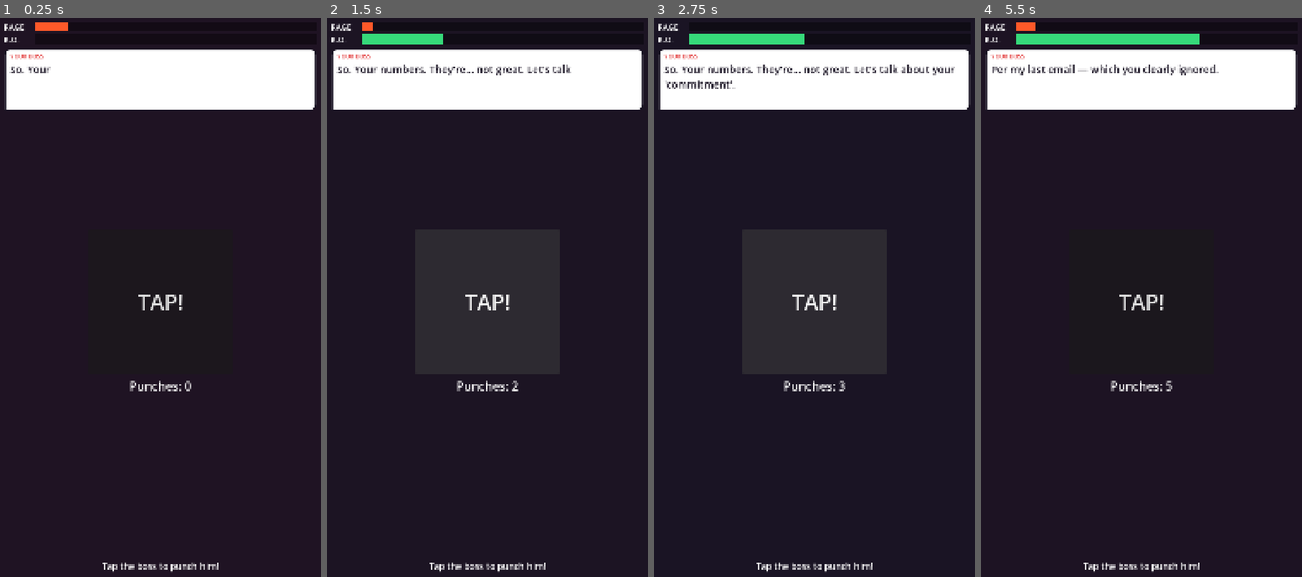
Above: before the commit, frames 1-4 (left to right).
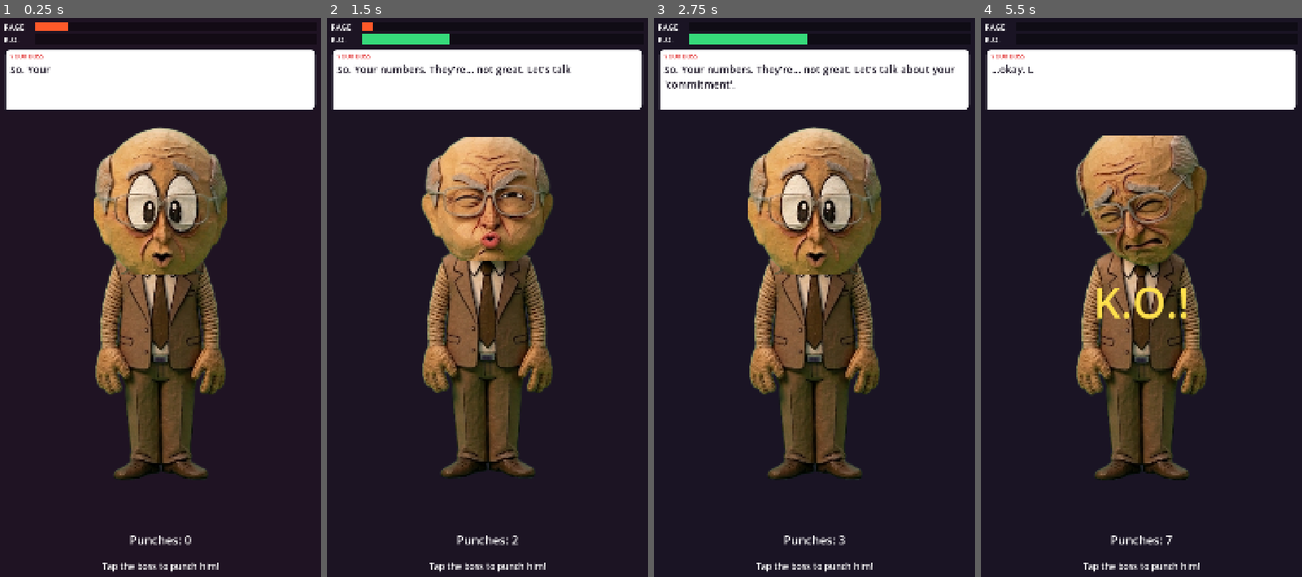
Above: after the commit, the same moments.

Repository: StaraxcreamTM/punch-my-boss-jun-14-2026
Game: Godot game, scene res://scenes/main.tscn
Same seed, same stepped clock (60 frames per second), same inputs: the game is played once before the commit and once after it.
Inputs (mouse positions are in pixels of both pictures, inside the frame that each line leads up to):
- Up to frame 1 (0.25 s): no input
- Up to frame 2 (1.5 s): click (487, 303) at 0.5 s, where only the run before the commit has a clickable "TAP!"; click (487, 303) at 1.25 s, where only the run before the commit has a clickable "TAP!"
- Up to frame 3 (2.75 s): click (814, 303) at 2 s, where only the run before the commit has a clickable "TAP!"
- Up to frame 4 (5.5 s): move the mouse to (1212, 275) at 2.77 s; click (1212, 275) at 2.92 s; move the mouse to (1077, 331) at 3.52 s; click (1077, 331) at 3.67 s; move the mouse to (1173, 174) at 4.27 s; click (1173, 174) at 4.42 s; move the mouse to (1125, 414) at 5.02 s; click (1125, 414) at 5.17 s

The runs differ from the first frame. In frame 1, 19% of the frame differs, in the area x 29-71%, y 19-95%; in frame 2, 18%; in frame 3, 19%; in frame 4, 20%, in the area x 3-75%, y 0-95%.

Commit message:
v0.3: real claymation boss character (body + swappable head), hit reactions, idle bob, talk animation

Diff:
--- a/game/scenes/main.tscn
+++ b/game/scenes/main.tscn
@@ -1,6 +1,8 @@
-[gd_scene load_steps=3 format=3 uid="uid://cpmb0startscene1"]
+[gd_scene load_steps=5 format=3 uid="uid://cpmb0startscene1"]
 
 [ext_resource type="Script" path="res://scripts/main.gd" id="1_main"]
+[ext_resource type="Texture2D" path="res://assets/boss/body.png" id="2_body"]
+[ext_resource type="Texture2D" path="res://assets/boss/neutral.png" id="3_head"]
 
 [sub_resource type="StyleBoxFlat" id="bubble"]
 bg_color = Color(1, 1, 1, 1)
@@ -40,6 +42,60 @@
 grow_horizontal = 2
 grow_vertical = 2
 
+[node name="Boss" type="Control" parent="Safe"]
+layout_mode = 1
+anchor_left = 0.5
+anchor_top = 0.5
+anchor_right = 0.5
+anchor_bottom = 0.5
+offset_left = -260.0
+offset_top = -620.0
+offset_right = 260.0
+offset_bottom = 620.0
+grow_horizontal = 2
+grow_vertical = 2
+mouse_filter = 0
+
+[node name="Rig" type="Control" parent="Safe/Boss"]
+layout_mode = 1
+anchors_preset = 15
+anchor_right = 1.0
+anchor_bottom = 1.0
+grow_horizontal = 2
+grow_vertical = 2
+mouse_filter = 2
+
+[node name="Body" type="TextureRect" parent="Safe/Boss/Rig"]
+layout_mode = 1
+anchors_preset = 15
+anchor_right = 1.0
+anchor_bottom = 1.0
+offset_left = 18.0
+offset_top = 60.0
+offset_right = -18.0
+grow_horizontal = 2
+grow_vertical = 2
+mouse_filter = 2
+texture = ExtResource("2_body")
+expand_mode = 1
+stretch_mode = 5
+
+[node name="Head" type="TextureRect" parent="Safe/Boss/Rig"]
+layout_mode = 1
+anchors_preset = 15
+anchor_right = 1.0
+anchor_bottom = 1.0
+offset_left = 38.0
+offset_top = 30.0
+offset_right = -38.0
+offset_bottom = -714.0
+grow_horizontal = 2
+grow_vertical = 2
+mouse_filter = 2
+texture = ExtResource("3_head")
+expand_mode = 1
+stretch_mode = 5
+
 [node name="RageLabel" type="Label" parent="Safe"]
 layout_mode = 1
 offset_left = 16.0
@@ -131,32 +187,18 @@
 text = "…"
 autowrap_mode = 2
 
-[node name="Boss" type="Button" parent="Safe"]
+[node name="Counter" type="Label" parent="Safe"]
 layout_mode = 1
 anchor_left = 0.5
-anchor_top = 0.5
+anchor_top = 1.0
 anchor_right = 0.5
-anchor_bottom = 0.5
-offset_left = -240.0
-offset_top = -240.0
-offset_right = 240.0
-offset_bottom = 240.0
-grow_horizontal = 2
-grow_vertical = 2
-theme_override_font_sizes/font_size = 72
-text = "TAP!"
-
-[node name="Counter" type="Label" parent="Safe"]
-layout_mode = 1
-anchor_left = 0.5
-anchor_top = 0.5
-anchor_right = 0.5
-anchor_bottom = 0.5
+anchor_bottom = 1.0
 offset_left = -300.0
-offset_top = 252.0
+offset_top = -192.0
 offset_right = 300.0
-offset_bottom = 312.0
-grow_horizontal = 2
+offset_bottom = -132.0
+grow_horizontal = 2
+grow_vertical = 0
 theme_override_font_sizes/font_size = 40
 text = "Punches: 0"
 horizontal_alignment = 1
--- a/game/scripts/main.gd
+++ b/game/scripts/main.gd
@@ -1,13 +1,10 @@
 extends Control
 
-# Punch My Boss — v0.2 gameplay slice.
-# Ports three things from the HTML prototype:
-#   * meters   — RAGE (yours) and K.O. (the boss's)
-#   * dialogue — the boss's taunt lines, typed out in a speech bubble
-#   * sound    — procedurally generated punch + K.O. effects (no audio files)
-# Everything stays sized for any phone (see project.godot + _apply_safe_area).
-
-# --- the boss's real lines, lifted from the prototype ---
+# Punch My Boss — v0.3.
+# The boss is now the real claymation character from the prototype: a body with a
+# head that swaps expression — neutral, "talk" mouth movement while taunting, and a
+# random hurt face on every punch. Meters, dialogue and procedural sound carry over.
+
 const OPENERS := [
 	"Hey, yeah... I'm gonna need those reports. And your whole weekend. Mmkay?",
 	"So. Your numbers. They're... not great. Let's talk about your 'commitment'.",
@@ -23,10 +20,12 @@
 	"We're a FAMILY here. And you're the disappointing one.",
 ]
 
+@onready var boss: Control = $Safe/Boss
+@onready var rig: Control = $Safe/Boss/Rig
+@onready var head: TextureRect = $Safe/Boss/Rig/Head
 @onready var rage_fill: ColorRect = $Safe/RageTrack/RageFill
 @onready var ko_fill: ColorRect = $Safe/KoTrack/KoFill
 @onready var boss_line: Label = $Safe/Bubble/BossLine
-@onready var boss: Button = $Safe/Boss
 @onready var counter: Label = $Safe/Counter
 @onready var ko_banner: Label = $Safe/KoBanner
 @onready var safe: Control = $Safe
@@ -36,22 +35,35 @@
 var ko: float = 0.0
 var punches: int = 0
 
-# typewriter state
+# typewriter
 var _type_full: String = ""
 var _type_shown: float = 0.0
 const TYPE_CPS: float = 34.0
 
+# head expressions
+var _tex_neutral: Texture2D = load("res://assets/boss/neutral.png")
+var _tex_talk: Texture2D = load("res://assets/boss/talk.png")
+var _react: Array[Texture2D] = []
+var _react_tex: Texture2D
+var _react_time: float = 0.0
+
+# idle animation clock
+var _clock: float = 0.0
+
 var _punch_player: AudioStreamPlayer
 var _ko_player: AudioStreamPlayer
 
 func _ready() -> void:
-	boss.resized.connect(_center_pivot)
+	for i in 15:
+		_react.append(load("res://assets/boss/react%d.png" % i))
+	_react_tex = _react[0]
+
+	rig.resized.connect(_center_pivot)
 	_center_pivot()
-	boss.pressed.connect(_on_punch)
+	boss.gui_input.connect(_on_boss_input)
 	_apply_safe_area()
 	get_viewport().size_changed.connect(_apply_safe_area)
 
-	# Procedural sound effects (built in code, no files needed).
 	_punch_player = AudioStreamPlayer.new()
 	_punch_player.stream = _make_punch()
 	add_child(_punch_player)
@@ -64,7 +76,6 @@
 	_set_ko(0.0)
 	_say(OPENERS[randi() % OPENERS.size()])
 
-	# The boss keeps taunting you on a timer, which stokes your RAGE.
 	var taunt_timer := Timer.new()
 	taunt_timer.wait_time = 3.8
 	add_child(taunt_timer)
@@ -72,12 +83,28 @@
 	taunt_timer.start()
 
 func _process(delta: float) -> void:
-	# Typewriter reveal of the current boss line.
+	_clock += delta
+
+	# Typewriter reveal.
 	var total := float(_type_full.length())
 	if _type_shown < total:
 		_type_shown = min(total, _type_shown + TYPE_CPS * delta)
 		boss_line.text = _type_full.substr(0, int(_type_shown))
 
+	# Gentle idle bob.
+	rig.position.y = sin(_clock * 2.4) * 6.0
+
+	# Head expression: a recent punch wins, then talking, otherwise neutral.
+	var talking := _type_shown < total
+	if _react_time > 0.0:
+		_react_time -= delta
+		head.texture = _react_tex
+	elif talking:
+		var mouth_open := int(_clock * 8.0) % 2 == 0
+		head.texture = _tex_talk if mouth_open else _tex_neutral
+	else:
+		head.texture = _tex_neutral
+
 func _say(text: String) -> void:
 	_type_full = text
 	_type_shown = 0.0
@@ -86,6 +113,11 @@
 func _next_taunt() -> void:
 	_say(TAUNTS[randi() % TAUNTS.size()])
 	_set_rage(rage + float(randi_range(6, 22)))
+
+func _on_boss_input(event: InputEvent) -> void:
+	if (event is InputEventMouseButton and event.pressed and event.button_index == MOUSE_BUTTON_LEFT) \
+	or (event is InputEventScreenTouch and event.pressed):
+		_on_punch()
 
 func _on_punch() -> void:
 	punches += 1
@@ -93,12 +125,15 @@
 	_punch_player.pitch_scale = randf_range(0.9, 1.15)
 	_punch_player.play()
 
-	# Squash-and-spring for a satisfying hit.
+	# Flash a random hurt face.
+	_react_tex = _react[randi() % _react.size()]
+	_react_time = 0.22
+
+	# Squash onto the feet, then spring back.
 	var tw := create_tween()
-	boss.scale = Vector2(0.86, 0.86)
-	tw.tween_property(boss, "scale", Vector2.ONE, 0.18).set_trans(Tween.TRANS_BACK).set_ease(Tween.EASE_OUT)
-
-	# Punching vents your rage and builds the boss toward a knockout.
+	rig.scale = Vector2(1.06, 0.9)
+	tw.tween_property(rig, "scale", Vector2.ONE, 0.18).set_trans(Tween.TRANS_BACK).set_ease(Tween.EASE_OUT)
+
 	_set_rage(rage - 4.0)
 	_set_ko(ko + float(randi_range(11, 17)))
 	if ko >= 100.0:
@@ -108,6 +143,9 @@
 	_ko_player.play()
 	_set_ko(0.0)
 	_set_rage(0.0)
+	# Hold the most battered face for a beat.
+	_react_tex = _react[_react.size() - 1]
+	_react_time = 2.5
 	ko_banner.text = "K.O.!"
 	ko_banner.pivot_offset = ko_banner.size / 2.0
 	ko_banner.modulate.a = 1.0
@@ -124,7 +162,6 @@
 	rage = clampf(v, 0.0, 100.0)
 	rage_fill.anchor_right = rage / 100.0
 	rage_fill.offset_right = 0.0
-	# The room simmers redder as you get angrier.
 	var base := Color(0.101961, 0.078431, 0.141176)
 	var hot := Color(0.28, 0.06, 0.10)
 	background.color = base.lerp(hot, rage / 100.0)
@@ -137,7 +174,8 @@
 # --- layout helpers ---
 
 func _center_pivot() -> void:
-	boss.pivot_offset = boss.size / 2.0
+	# Scale/squash from the boss's feet (bottom-center).
+	rig.pivot_offset = Vector2(rig.size.x / 2.0, rig.size.y)
 
 func _apply_safe_area() -> void:
 	var screen := Vector2(DisplayServer.window_get_size())
@@ -153,7 +191,6 @@
 # --- procedural audio ---
 
 func _make_punch() -> AudioStreamWAV:
-	# A short, punchy thud: a fast downward pitch sweep plus a little noise.
 	var rate := 44100
 	var dur := 0.16
 	var n := int(rate * dur)
@@ -169,7 +206,6 @@
 	return _wav(data, rate)
 
 func _make_ko() -> AudioStreamWAV:
-	# A little three-note "ta-da" (C-E-G) for the knockout.
 	var rate := 44100
 	var dur := 0.5
 	var n := int(rate * dur)
Binary file added: game/assets/boss/body.png
Not shown, added: game/assets/boss/body.png.import
Binary file added: game/assets/boss/fist.png
Not shown, added: game/assets/boss/fist.png.import
Binary file added: game/assets/boss/neutral.png
Not shown, added: game/assets/boss/neutral.png.import
Binary file added: game/assets/boss/react0.png
Not shown, added: game/assets/boss/react0.png.import
Binary file added: game/assets/boss/react1.png
Not shown, added: game/assets/boss/react1.png.import
Binary file added: game/assets/boss/react10.png
Not shown, added: game/assets/boss/react10.png.import
(and 26 more such lines)
